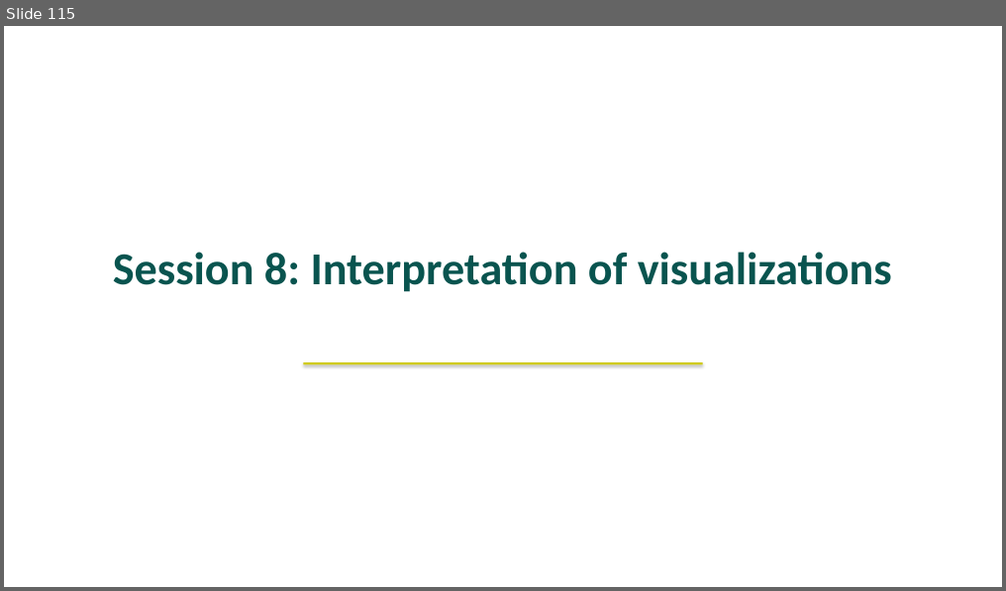
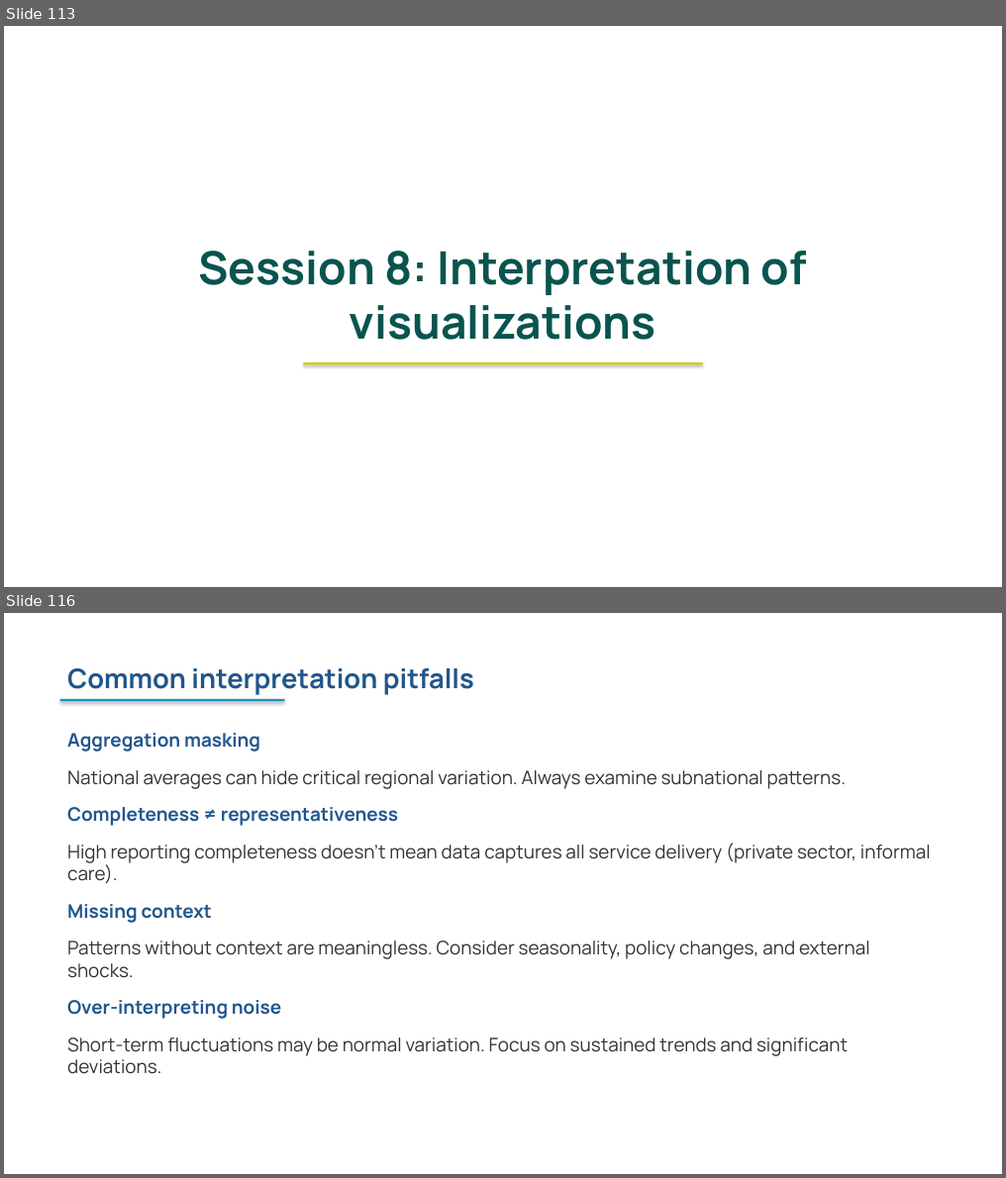
Before and after one commit to FASTR-Analytics/fastr-resource-hub, a slide deck: outputs/2026-zambia_deck.pptx. Shown one above the other, each under a label of ours: slide 115 before the commit, slides 113 and 116 after it; the slides between them are not shown. The pictures are 1006x591 and 1006x1178 pixels, drawn with LibreOffice and Linux fonts; fonts in the diff are those of the drawing. Boxes give left, top, right and bottom in pixels: in the first picture for what was removed or moved away, otherwise in the second. Text is boxed around its words. In the diff, an @@ line names an element or a change of style, - is before the commit and + after.

```diff
--- a/outputs/2026-zambia_deck.pptx
+++ b/outputs/2026-zambia_deck.pptx
@@ slide 116 added at <box>4,613,1002,1174</box>, background #FFFFFF @@
@@ text added at <box>67,668,474,695</box>, 26 pt, text #21568C, bold @@
+Common interpretation pitfalls
@@ rectangle added at <box>60,699,285,701</box>, fill #1A90C0 @@
@@ text added at <box>67,733,931,1074</box>, 18 pt, text #333333 @@
+Aggregation masking
+National averages can hide critical regional variation. Always examine subnational patterns.
+Completeness ≠ representativeness
+High reporting completeness doesn't mean data captures all service delivery (private sector, informal care).
+Missing context
+Patterns without context are meaningless. Consider seasonality, policy changes, and external shocks.
+Over-interpreting noise
+Short-term fluctuations may be normal variation. Focus on sustained trends and significant deviations.
@@ what was slide 115 is now slide 113 @@
@@ slide 113 changed as well @@
@@ text "Session 8: Interpretation of visualizations" at <box>198,251,807,340</box>: font Calibri to Manrope @@
```
Also in this commit, not shown: 130 other slides changed, 3 other slides added, 3 slides removed, 22 other files.
